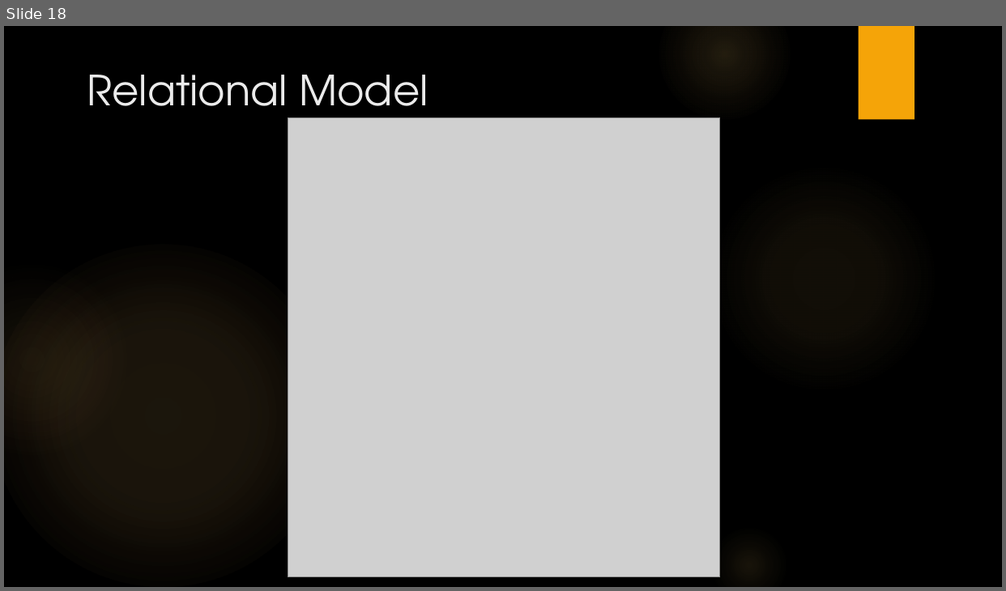
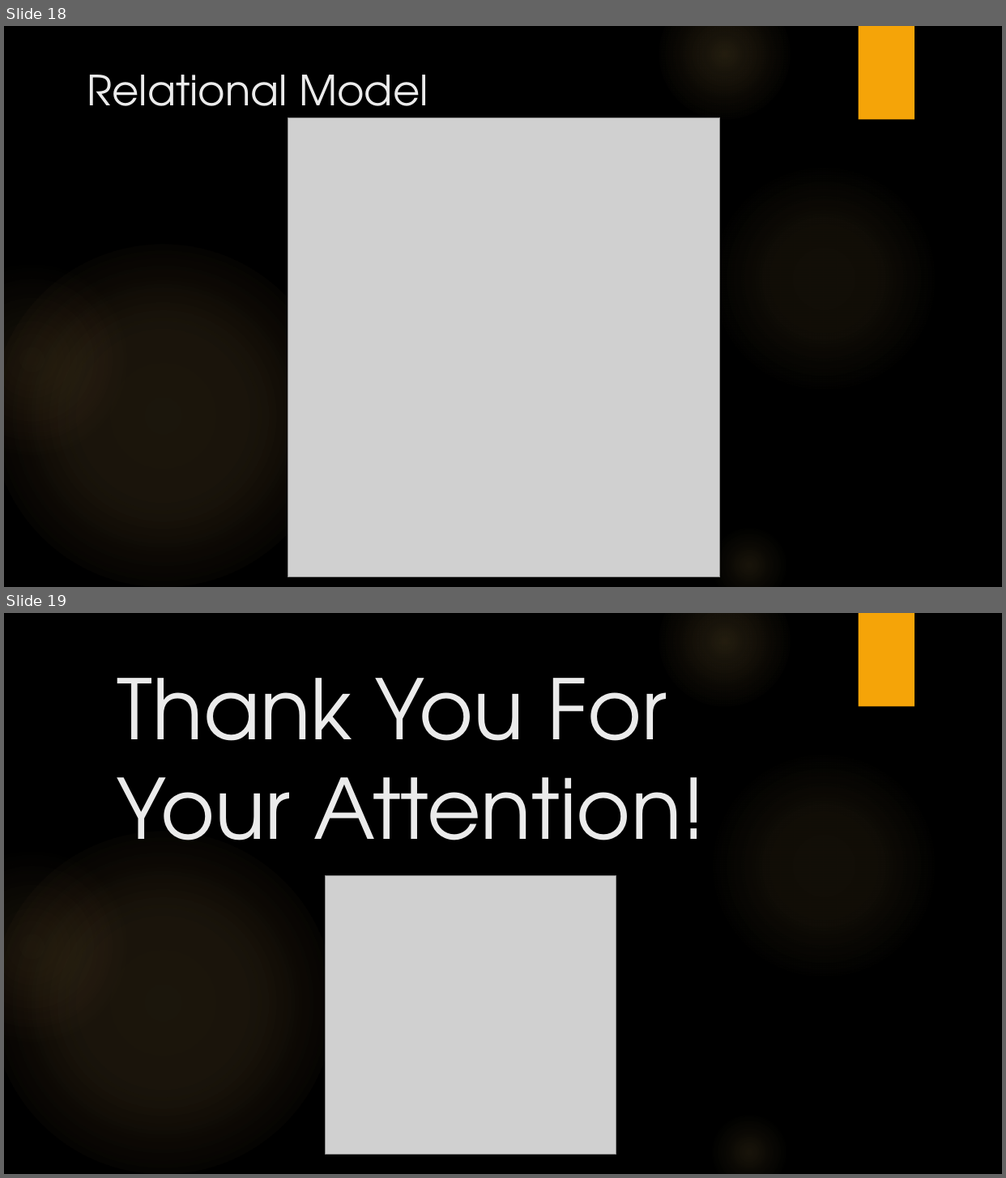
Before and after one commit to janix89/dmai0914-semester2-finalProject-group3, a slide deck: Report/Kad Zebras Deg.pptx. Shown one above the other, each under a label of ours: slide 18 before the commit, slides 18 and 19 after it. The pictures are 1006x591 and 1006x1178 pixels, drawn with LibreOffice and Linux fonts; fonts in the diff are those of the drawing; grey boxes stand for pictures; background and template pictures are left out. Boxes give left, top, right and bottom in pixels: in the first picture for what was removed or moved away, otherwise in the second. Text is boxed around its words. In the diff, an @@ line names an element or a change of style, - is before the commit and + after.

```diff
--- a/Report/Kad Zebras Deg.pptx
+++ b/Report/Kad Zebras Deg.pptx
@@ slide 19 added at (4, 613, 1002, 1174), background picture (left out); not listed: 6 template elements that a slide beside it also shows @@
@@ title added at (117, 678, 706, 877), 80 pt, text #EBEBEB @@
+Thank You For Your Attention!
@@ picture added at (325, 875, 616, 1154) @@
```
Also in this commit, not shown: 1 slide changed.
